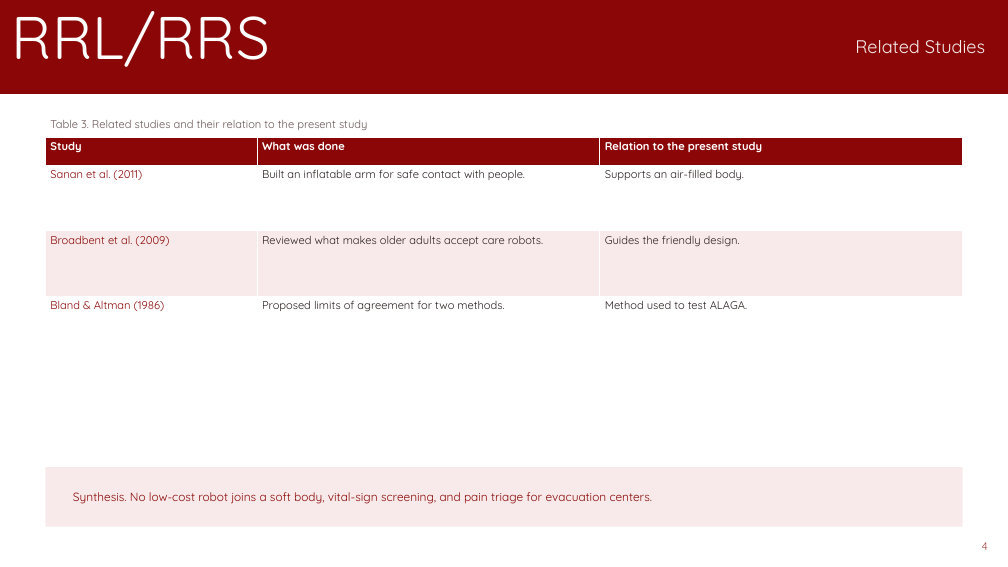
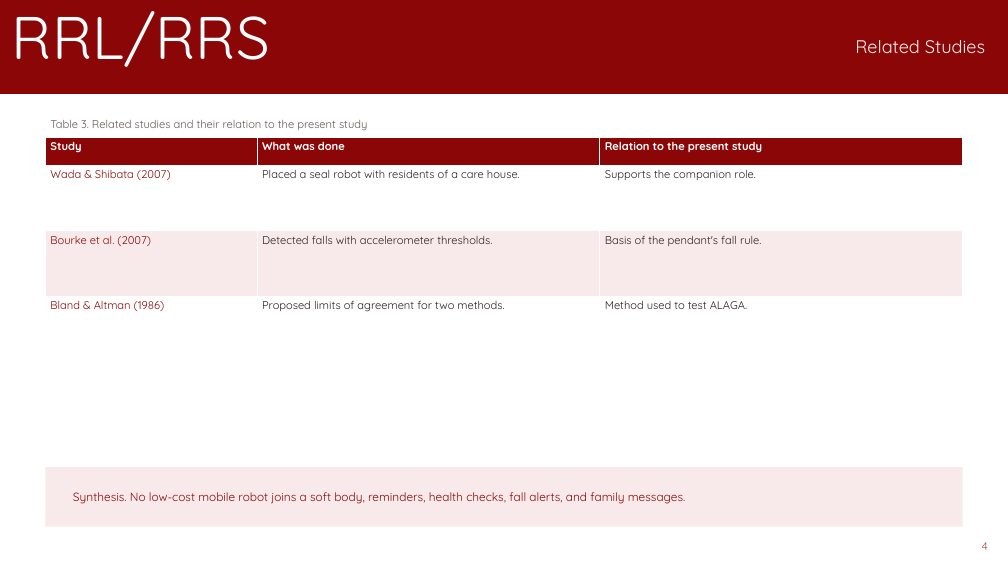
Before and after one commit to pogi6969/MAP---A, a slide deck: slide 4 of research/RIM3_ALAGA/RIM3_ALAGA_PR2_Presentation.pptx. Drawn at 1008x567 pixels with LibreOffice and Linux fonts; fonts in the diff are those of the drawing; background and template pictures are left out. Boxes give left, top, right and bottom in pixels: in the first picture for what was removed or moved away, otherwise in the second. Text is boxed around its words. In the diff, an @@ line names an element or a change of style, - is before the commit and + after.

```diff
--- a/research/RIM3_ALAGA/RIM3_ALAGA_PR2_Presentation.pptx
+++ b/research/RIM3_ALAGA/RIM3_ALAGA_PR2_Presentation.pptx
@@ table at (45,137,963,361) @@
-row 2: Sanan et al. (2011) | Built an inflatable arm for safe contact with people. | Supports an air-filled body.
+row 2: Wada & Shibata (2007) | Placed a seal robot with residents of a care house. | Supports the companion role.
-row 3: Broadbent et al. (2009) | Reviewed what makes older adults accept care robots. | Guides the friendly design.
+row 3: Bourke et al. (2007) | Detected falls with accelerometer thresholds. | Basis of the pendant's fall rule.
@@ text at (73,492,685,504): text changed @@
-Synthesis. No low-cost robot joins a soft body, vital-sign screening, and pain triage for evacuation centers.
+Synthesis. No low-cost mobile robot joins a soft body, reminders, health checks, fall alerts, and family messages.
```
Also in this commit, not shown: 14 other slides changed, 6 other files.
